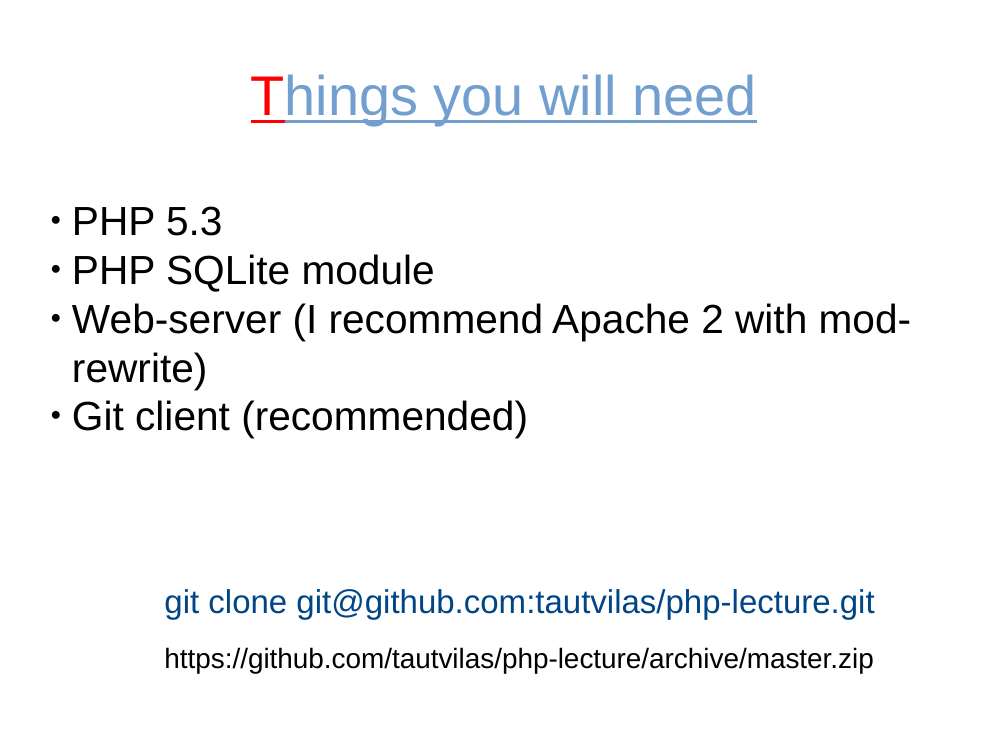
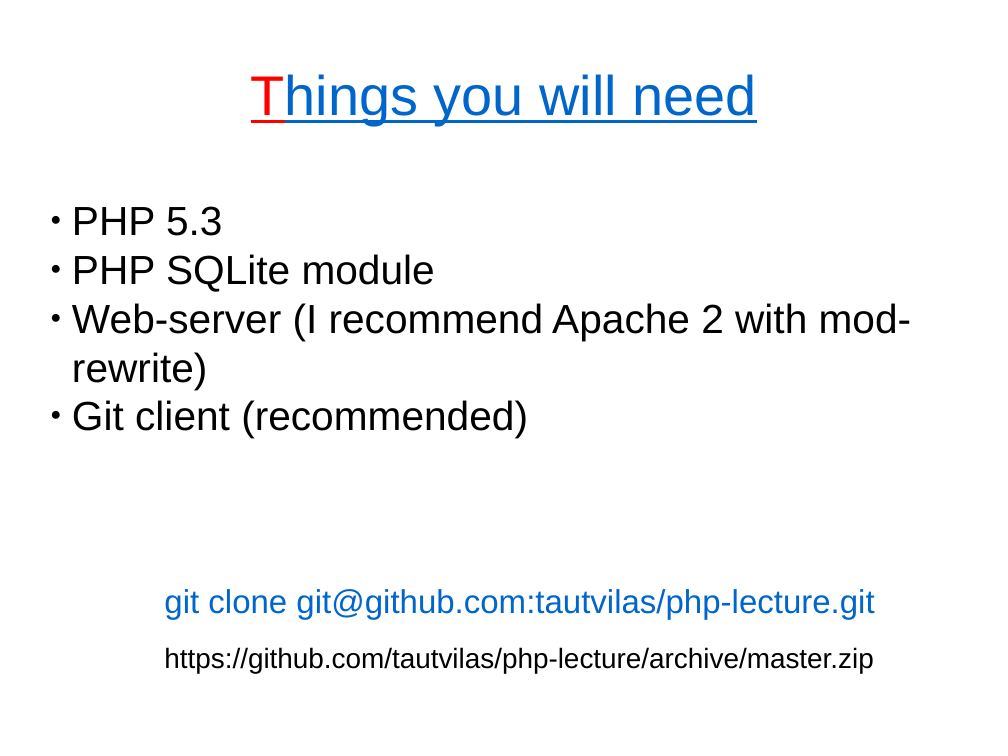
Before and after one commit to tautvilas/frameworks-lecture, a slide deck: slide 2 of doc/presentation.odp. Drawn at 1008x756 pixels with LibreOffice and Linux fonts; fonts in the diff are those of the drawing. Boxes give left, top, right and bottom in pixels: in the first picture for what was removed or moved away, otherwise in the second. Text is boxed around its words. In the diff, an @@ line names an element or a change of style, - is before the commit and + after.

```diff
--- a/doc/presentation.odp
+++ b/doc/presentation.odp
@@ title "Things you will need" at (x1=251, y1=74, x2=756, y2=125): text colour #729FCF to #0066CC @@
@@ text "git clone git@github.com:tautvilas/php-lecture.git" at (x1=164, y1=589, x2=874, y2=619): text colour #004586 to #0066CC @@
```
Also in this commit, not shown: 12 other slides changed, 2 slides added, 1 slide removed.
